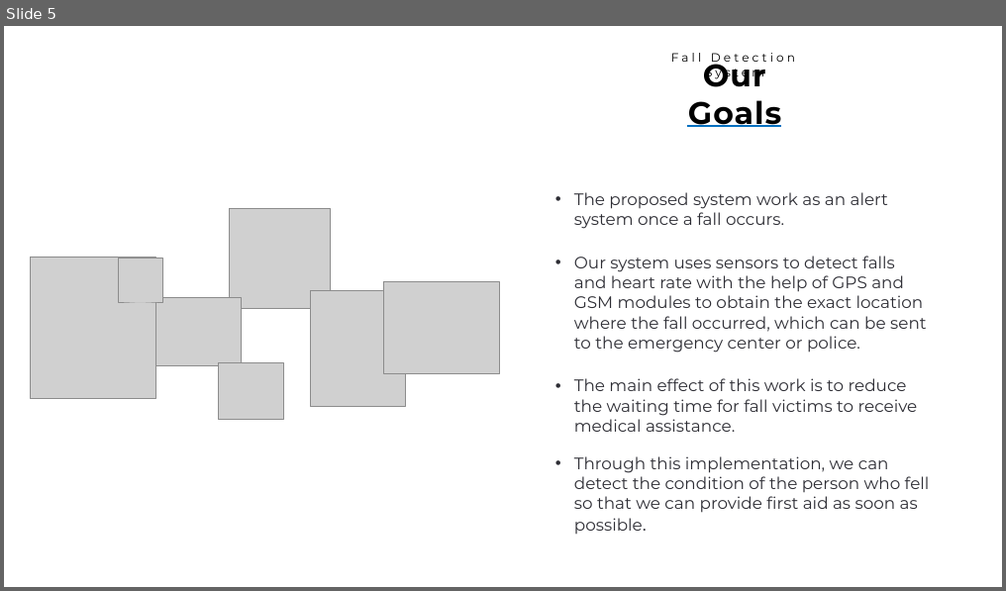
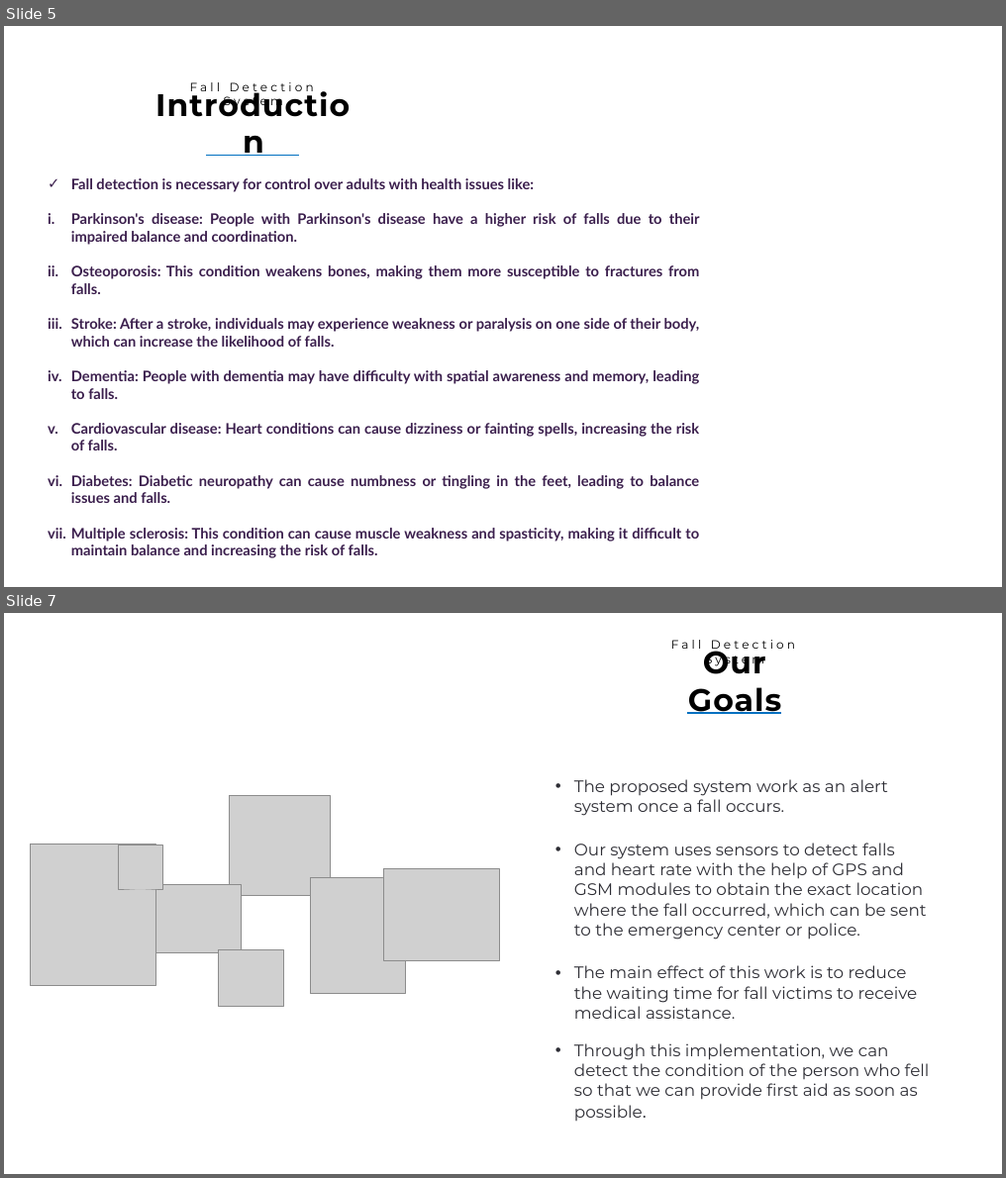
Before and after one commit to khadija-kamal/graduation_project, a slide deck: Fall Detection - presentation.pptx. Shown one above the other, each under a label of ours: slide 5 before the commit, slides 5 and 7 after it; the slides between them are not shown. The pictures are 1006x591 and 1006x1178 pixels, drawn with LibreOffice and Linux fonts; fonts in the diff are those of the drawing; grey boxes stand for pictures. Boxes give left, top, right and bottom in pixels: in the first picture for what was removed or moved away, otherwise in the second. Text is boxed around its words. In the diff, an @@ line names an element or a change of style, - is before the commit and + after.

```diff
--- a/Fall Detection - presentation.pptx
+++ b/Fall Detection - presentation.pptx
@@ slide 5 added at [4,26,1002,587], background #FFFFFF @@
@@ text added at [190,82,314,109], 23 pt, text #000000 @@
+Fall Detection System
@@ text added at [152,102,355,144], 60 pt, text #000000, bold @@
+Introduction
@@ line added from (206, 156) to (299, 156), #0070C0 3 pt @@
@@ text added at [71,178,700,559], 28 pt, text #3B1F4D, bold @@
+✓ Fall detection is necessary for control over adults with health issues like:
+i. Parkinson's disease: People with Parkinson's disease have a higher risk of falls due to their impaired balance and coordination.
+ii. Osteoporosis: This condition weakens bones, making them more susceptible to fractures from falls.
+iii. Stroke: After a stroke, individuals may experience weakness or paralysis on one side of their body, which can increase the likelihood of falls.
+iv. Dementia: People with dementia may have difficulty with spatial awareness and memory, leading to falls.
+v. Cardiovascular disease: Heart conditions can cause dizziness or fainting spells, increasing the risk of falls.
+vi. Diabetes: Diabetic neuropathy can cause numbness or tingling in the feet, leading to balance issues and falls.
+vii. Multiple sclerosis: This condition can cause muscle weakness and spasticity, making it difficult to maintain balance and increasing the risk of falls.
@@ what was slide 5 is now slide 7 @@
```
Also in this commit, not shown: 4 slides changed, 1 other slide added, 1 other file.
